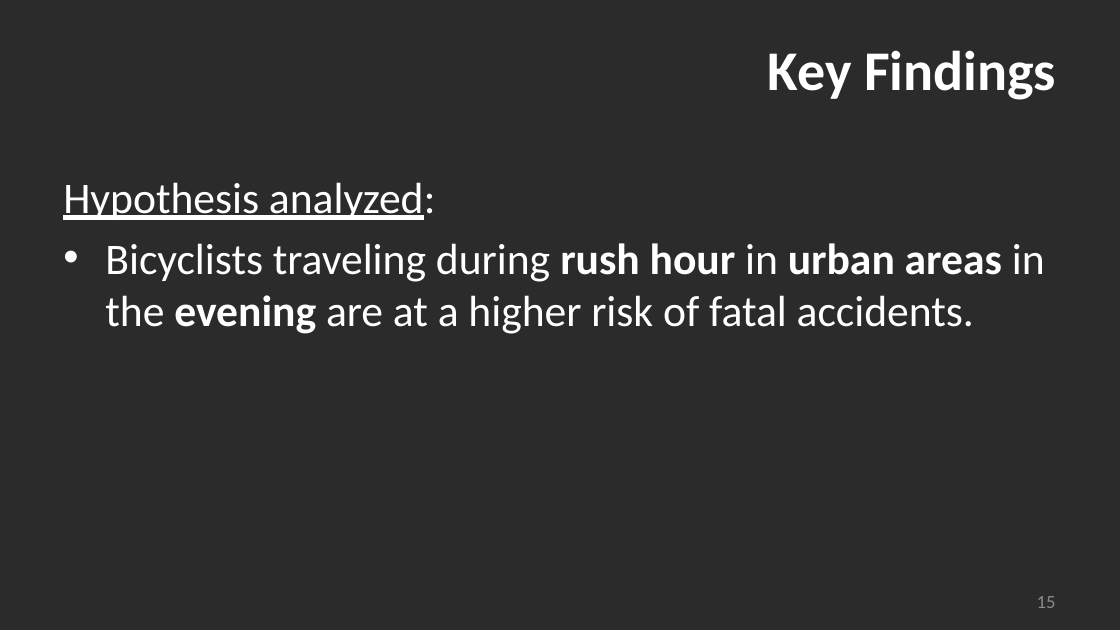
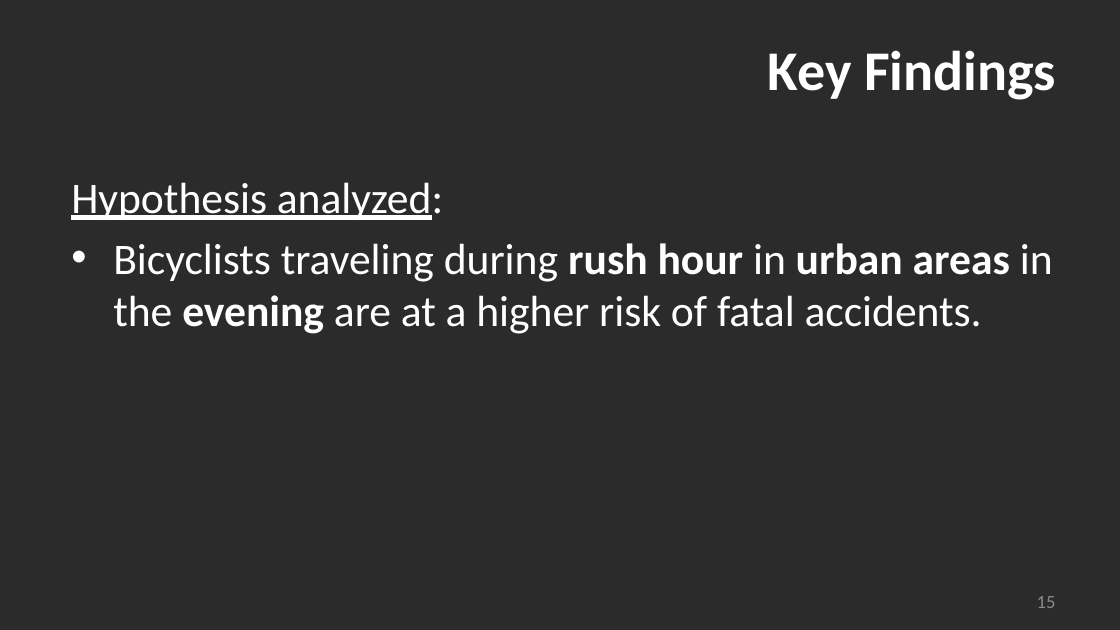
Before and after one commit to madams11/DataR-Project, a slide deck: slide 15 of US Bicycle Fatalities_Group 4_v2.pptx. Drawn at 1120x630 pixels with LibreOffice and Linux fonts; fonts in the diff are those of the drawing; background and template pictures are left out; a plain dark background stands for a picture behind light text. Boxes give left, top, right and bottom in pixels: in the first picture for what was removed or moved away, otherwise in the second. Text is boxed around its words. In the diff, an @@ line names an element or a change of style, - is before the commit and + after.

```diff
--- a/US Bicycle Fatalities_Group 4_v2.pptx
+++ b/US Bicycle Fatalities_Group 4_v2.pptx
@@ text "Hypothesis analyzed:": place and size @@
-text "Hypothesis analyzed:" at [63, 182, 1045, 334]
+text "Hypothesis analyzed:" at [71, 182, 1053, 334]
```
Also in this commit, not shown: 2 other slides changed, 1 slide added, 2 slides removed.
